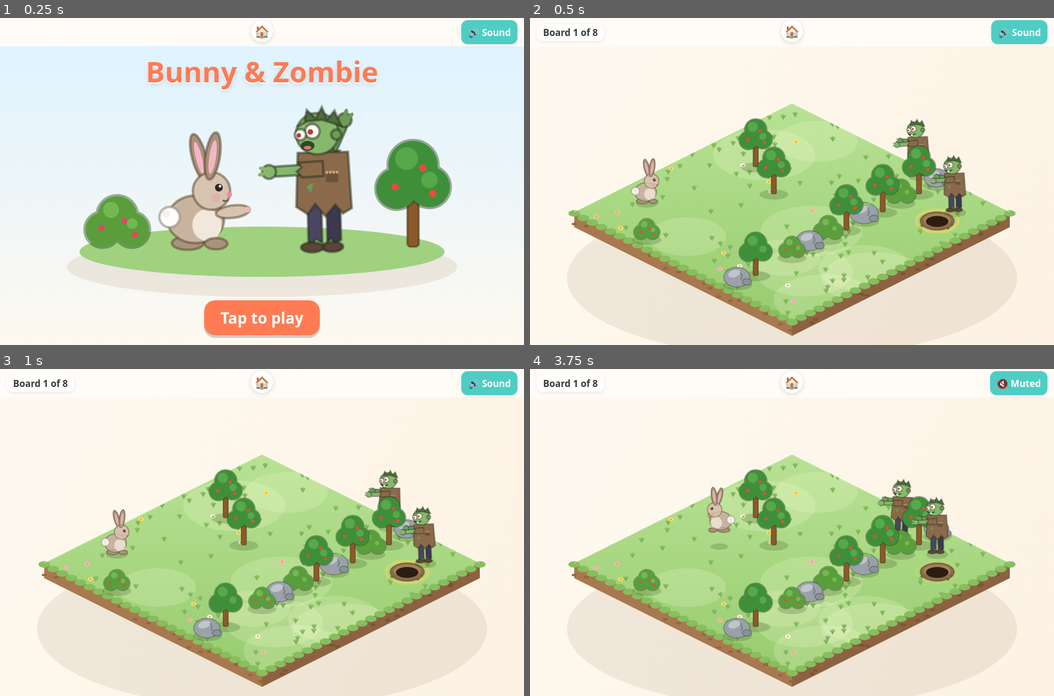
Above: before the commit, frames 1-4 (two rows, left to right).
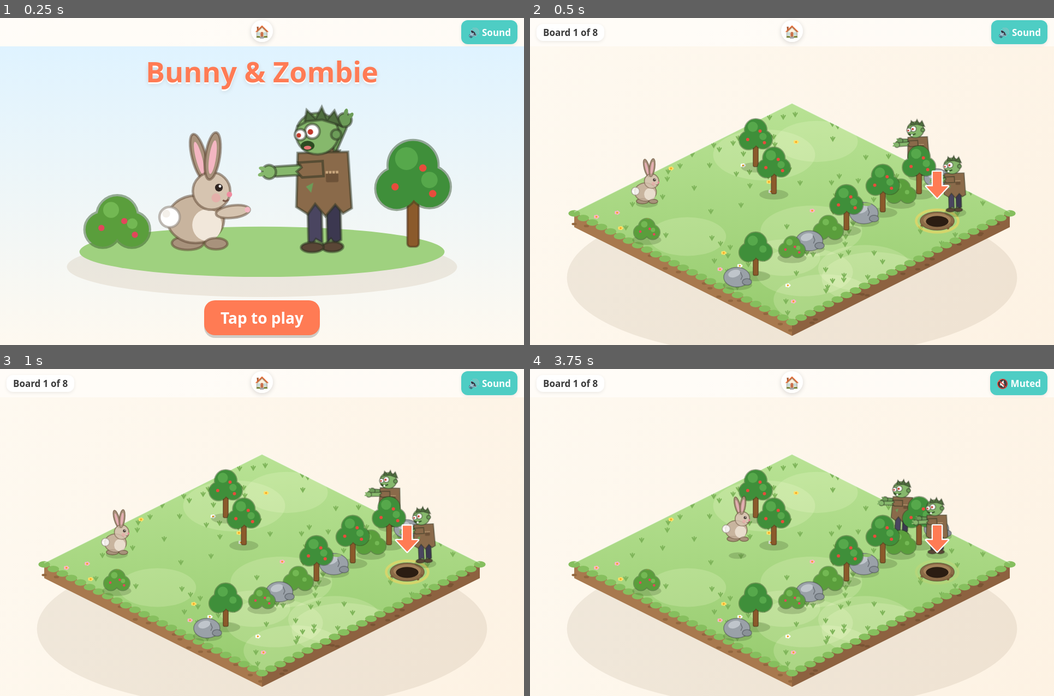
Above: after the commit, the same moments.

Repository: ky095n/kids-games-5fdf1k
Game: browser game, page bunny_zombie_game.html
The game is run twice, just before and just after one commit, with the same random seed, the same clock (stepped at 60 frames per second) and the same inputs.
Inputs (mouse positions are in pixels of both pictures, inside the frame that each line leads up to):
- Up to frame 1 (0.25 s): no input
- Up to frame 2 (0.5 s): click "Tap to play" at 0.27 s
- Up to frame 3 (1 s): no input
- Up to frame 4 (3.75 s): hold Right 1.03-1.53 s; click (792, 575) at 1.07 s; tap Space every 0.5 s from 1.1 to 3.6 s; hold Down 1.58-1.85 s; click (687, 516) at 1.67 s; hold Left 1.9-2.47 s; click "🔊 Sound" at 2.02 s; click (896, 499) at 2.27 s; hold Up 2.52-2.82 s; tap D at 2.52 s; click (870, 604) at 2.87 s; hold Right 2.87-3.53 s; click (661, 620) at 3.47 s; hold Up from 3.58 s (still down)

Frame 1 is identical in both runs. In frame 2, 0.2% of the frame differs, in the area x 75-81%, y 46-56%; in frame 3, 0.2%; in frame 4, 1.1%, in the area x 33-81%, y 36-58%.

Commit message:
Bunny & Zombie: fixes from final review

Diff:
--- a/bunny_zombie_game.html
+++ b/bunny_zombie_game.html
@@ -129,13 +129,15 @@
         f.type = "lowpass"; f.frequency.value = o.lp;
         osc.connect(f); f.connect(g);
       } else osc.connect(g);
-      g.connect(o.bus ? tune_() : master_());
-      if (o.wobble) { // a gentle shiver on the volume: a silly rumble rather than a scary one
-        const lfo = ctx.createOscillator(), lg = ctx.createGain();
-        lfo.frequency.value = o.wobble; lg.gain.value = o.vol * 0.4;
-        lfo.connect(lg); lg.connect(g.gain);
+      let out = g;
+      if (o.wobble) { // a gentle shiver on the volume (a silly rumble, not a scary one), in its own stage after
+        // the envelope: the envelope alone sets the start and the end, so there is no click
+        const wg = ctx.createGain(), lfo = ctx.createOscillator(), lg = ctx.createGain();
+        wg.gain.value = 1; lfo.frequency.value = o.wobble; lg.gain.value = 0.4; // gain swings 0.6..1.4 x the envelope
+        lfo.connect(lg); lg.connect(wg.gain); g.connect(wg); out = wg;
         lfo.start(t); lfo.stop(t + o.dur + 0.05);
       }
+      out.connect(o.bus ? tune_() : master_());
       osc.start(t); osc.stop(t + o.dur + 0.05);
     } catch (e) { /* audio is a bonus; never break the game */ }
   }
@@ -148,7 +150,13 @@
   const BASS = [48, 53, 48, 55]; // C F C G
   const STEP = 0.2;
 
+  // iOS suspends / "interrupts" the context when the phone is locked or the app switched: every touch or key wakes it.
+  function wake() {
+    try { if (ctx && ctx.state !== "running" && ctx.resume) ctx.resume().catch(() => {}); } catch (e) { /* ignore */ }
+  }
+
   return {
+    wake,
     unlock() {
       if (unlocked) return;
       unlocked = true;
@@ -156,7 +164,7 @@
         const AC = window.AudioContext || window.webkitAudioContext;
         if (AC) {
           ctx = new AC();
-          if (ctx.resume) ctx.resume();
+          wake();
           const o = ctx.createOscillator(), g = ctx.createGain(); // silent blip: wakes iOS audio inside the tap
           g.gain.value = 0; o.connect(g); g.connect(ctx.destination);
           o.start(); o.stop(ctx.currentTime + 0.02);
@@ -174,9 +182,7 @@
         Speech.cancel();
         try { if (master) master.disconnect(); } catch (e) { /* ignore */ }
         master = null; tuneBus = null; tuneNext = 0; // sounds already queued go to a dead end
-      } else if (ctx) {
-        try { if (ctx.resume) ctx.resume(); } catch (e) { /* ignore */ }
-      }
+      } else wake();
     },
     isMuted() { return muted; },
 
@@ -716,7 +722,8 @@
   const groundCv = document.createElement("canvas"), gg = groundCv.getContext("2d");
   let groundKey = "", groundBoard = null, obstacles = [];
   let glowCell = null; // {c, r} or null: set by the input section while a finger is held
-  const anim = { kick: null, fallF: new Map(), wakeAt: new Map(), faceZ: new Map(), bunnyF: 1 };
+  const anim = { kick: null, fallF: new Map(), wakeAt: new Map(), faceZ: new Map(), bunnyF: 1, shakeAt: -Infinity };
+  const SHAKE_MS = 150;
 
   // ---------- small helpers ----------
   const clamp01 = v => (v < 0 ? 0 : v > 1 ? 1 : v);
@@ -1061,6 +1068,11 @@
     const b = S.bunny, T = L.T;
     const t = clamp01((S.time - b.hopStart) / TM.hopMs);
     const o = { c: lerp(b.fromC, b.c, t), r: lerp(b.fromR, b.r, t), lift: Math.sin(Math.PI * t) * 0.4 * T, kick: 0, f: anim.bunnyF };
+    const st = S.time - anim.shakeAt;
+    if (st >= 0 && st < SHAKE_MS) { // bumped into something: a small sideways wobble (c+k, r-k moves along screen x only)
+      const k = Math.sin(st / SHAKE_MS * 4 * Math.PI) * 0.1 * (1 - st / SHAKE_MS);
+      o.c += k; o.r -= k;
+    }
     if (S.phase === "kick" && anim.kick) {
       const kt = S.time - anim.kick.t0, z = S.zombies[anim.kick.id];
       if (z) { const dx = screenX(z.c, z.r) - screenX(b.c, b.r); if (dx) o.f = dx > 0 ? 1 : -1; }
@@ -1160,6 +1172,7 @@
     }
     // the bunny shows through anything standing in front of it
     if (bunnyAt && !bunnyAt.o.scale) { g.globalAlpha = 0.3; drawBunny(g, bunnyAt.p.x, bunnyAt.p.y, BS, bunnyAt.o); g.globalAlpha = 1; }
+    if (hole.c >= 0 && (S.phase === "play" || S.phase === "kick")) holeMarker(P(hole.c, hole.r));
     if (overlays) { // KO stars and BONK bursts go on top of everything
       for (const it of items) {
         if (it.kind !== "zombie") continue;
@@ -1174,6 +1187,18 @@
         twinkle(g, p.x + Math.cos(a) * 0.45 * T, p.y - o.lift - 0.55 * T + Math.sin(a) * 0.3 * T, 0.11 * T * (0.7 + 0.4 * Math.sin(t / 90 + i)));
       }
     }
+  }
+  // A bouncing arrow pointing down at the hole, drawn over everything so trees and zombies can't hide home.
+  // Faint while the bunny is close to the hole, so it never covers the bunny.
+  function holeMarker(hp) {
+    const T = L.T, b = S.bunny, h = S.board.hole, x = hp.x, w = 0.3 * T, sw = 0.12 * T, hh = 0.32 * T, len = 0.72 * T;
+    const y = hp.y - (0.5 + 0.15 * (0.5 + 0.5 * Math.sin(S.time / 220))) * T; // the arrow's tip
+    g.save();
+    g.globalAlpha = Math.max(Math.abs(b.c - h.c), Math.abs(b.r - h.r)) <= 2 ? 0.35 : 1;
+    poly(g, [x, y, x + w, y - hh, x + sw, y - hh, x + sw, y - len, x - sw, y - len, x - sw, y - hh, x - w, y - hh]);
+    g.lineJoin = "round"; g.lineWidth = Math.max(2, T * 0.07); g.strokeStyle = "#ffffff"; g.stroke();
+    g.fillStyle = "#ff7b54"; g.fill();
+    g.restore();
   }
   function headPoint(p, o, s) { // the zombie's head in screen px, for lying or standing poses
     const k = o.fall || 0, f = o.f || 1;
@@ -1456,11 +1481,12 @@
     anim.kick = { id: d.zombieId, t0: S.time };
   });
   BZ.on("ko-wake", d => anim.wakeAt.set(d.zombieId, S.time));
+  BZ.on("blocked", () => { if (S.time - anim.shakeAt >= SHAKE_MS) anim.shakeAt = S.time; });
   BZ.on("hop", d => { const dx = (d.c - d.r) - (S.bunny.fromC - S.bunny.fromR); if (dx) anim.bunnyF = dx > 0 ? 1 : -1; });
   BZ.on("victory-hop", () => { const b = S.bunny, dx = (b.c - b.r) - (b.fromC - b.fromR); if (dx) anim.bunnyF = dx > 0 ? 1 : -1; });
   BZ.on("phase", d => {
     if (d.phase === "play" && S.time === 0) { // a new board: forget old animations
-      anim.kick = null; anim.fallF.clear(); anim.wakeAt.clear(); anim.faceZ.clear(); anim.bunnyF = 1;
+      anim.kick = null; anim.fallF.clear(); anim.wakeAt.clear(); anim.faceZ.clear(); anim.bunnyF = 1; anim.shakeAt = -Infinity;
     }
     syncDom(); // overlays and the label follow the phase at once, not a frame later
   });
@@ -1497,10 +1523,18 @@
     for (const k of set) { dx += KEYDIR[k][0]; dy += KEYDIR[k][1]; }
     return NAME[Math.sign(dx) + "," + Math.sign(dy)]; // opposite keys cancel -> undefined
   }
+  const GRID_DIR = {}; // "dc,dr" -> screen direction name
+  for (const [k, d] of Object.entries(BZ.SCREEN_TO_GRID)) GRID_DIR[d.dc + "," + d.dr] = k;
+  // A finger steers by the square under it: one grid step toward that square (straight onto it when it is a
+  // neighbour), nothing when it is the bunny's own square. Off the board: the square it would be.
   function pointerDir(p) {
-    const b = BZ.view.cellToScreen(S.bunny.c, S.bunny.r), dx = p.x - b.x, dy = p.y - b.y;
-    if (Math.hypot(dx, dy) < BZ.view.tile * 0.3) return undefined; // on top of the bunny: nowhere to go
-    return BZ.angleToScreenDir(Math.atan2(dy, dx));
+    const b = S.bunny, cell = BZ.view.screenToCell(p.x, p.y);
+    let dc, dr;
+    if (cell) { dc = cell.c - b.c; dr = cell.r - b.r; } else {
+      const o = BZ.view.cellToScreen(b.c, b.r), T = BZ.view.tile, u = (p.x - o.x) / (T / 2), v = (p.y - o.y) / (T / 4);
+      dc = Math.round((u + v) / 2); dr = Math.round((v - u) / 2);
+    }
+    return GRID_DIR[Math.sign(dc) + "," + Math.sign(dr)]; // "0,0" (on the bunny's square) -> undefined
   }
   function lastPointer() { let p = null; for (const v of pointers.values()) p = v; return p; }
   function attempt(dir) { lastTry = S.time; return BZ.tryHop(dir); }
@@ -1585,10 +1619,12 @@
   tapOnce(document.getElementById("play-again"), () => BZ.playAgain());
 
   // A tap anywhere skips the dinner, but only a finger that went down during the dinner.
-  const dinnerDown = new Set();
+  // Taps in the first 3 s are ignored, so a tap-happy child still sees the bunny get home and the family table.
+  const dinnerDown = new Set(), SKIP_AFTER_MS = 3000;
   const onToggle = e => e.target.closest && e.target.closest("#topbar");
+  const dinnerAge = () => S.time - (S.sceneEndAt - BZ.TIMING.dinnerMs);
   document.addEventListener("pointerdown", e => { if (S.phase === "dinner" && !onToggle(e)) dinnerDown.add(e.pointerId); });
-  document.addEventListener("pointerup", e => { if (dinnerDown.delete(e.pointerId) && S.phase === "dinner") BZ.skipScene(); });
+  document.addEventListener("pointerup", e => { if (dinnerDown.delete(e.pointerId) && S.phase === "dinner" && dinnerAge() >= SKIP_AFTER_MS) BZ.skipScene(); });
   document.addEventListener("pointercancel", e => { dinnerDown.delete(e.pointerId); });
   BZ.on("phase", () => dinnerDown.clear());
 
@@ -1597,7 +1633,7 @@
 
 // ===================== Sound director: turns engine events and simulated time into sounds and lines =====================
 (function () {
-  const LINES = ["I will eat the bunny!", "Come here, rabbit!", "I have a carrot for you, bunny!"];
+  const LINES = ["I will eat the bunny!", "Come here, rabbit!", "I have a carrot for you, bunny!", "Call more Zombies!", "Bunny brains are YUMMY!"];
   const WELCOME = "Welcome home! You made it, " + PLAYER_NAME + "!";
   const S = BZ.state;
   let now = 0;                 // accumulated simulated ms (S.time restarts on every board, this does not)
@@ -1642,6 +1678,9 @@
   BZ.on("blocked", () => { if (now - lastThudAt >= 600) { lastThudAt = now; Sound.thud(); } }); // held against a wall: not a machine gun
   BZ.on("kick", () => { Sound.bonk(); Sound.groan(); });
 
+  // Any touch or key wakes a suspended audio context (pointerup too: for touch it is the gesture iOS honours).
+  for (const ev of ["pointerdown", "pointerup", "keydown"]) document.addEventListener(ev, () => Sound.wake(), true);
+
   // Sound button: one pointer path, like the other buttons.
   const toggle = document.getElementById("sound-toggle");
   let down = false;
--- a/sw.js
+++ b/sw.js
@@ -1,5 +1,5 @@
 // Generated by build_site.py -- keeps an offline copy of the games on the phone.
-const CACHE = "kids-games-bc38467aec0b";
+const CACHE = "kids-games-246372b1efbc";
 const FILES = ["./", "./maze_game.html", "./word_game.html", "./car_game.html", "./bunny_zombie_game.html", "./index.html", "./icon-180.png", "./icon-192.png", "./icon-512.png", "./manifest.webmanifest"];
 self.addEventListener("install", e => {
   e.waitUntil(caches.open(CACHE).then(c => c.addAll(FILES)).then(() => self.skipWaiting()));
